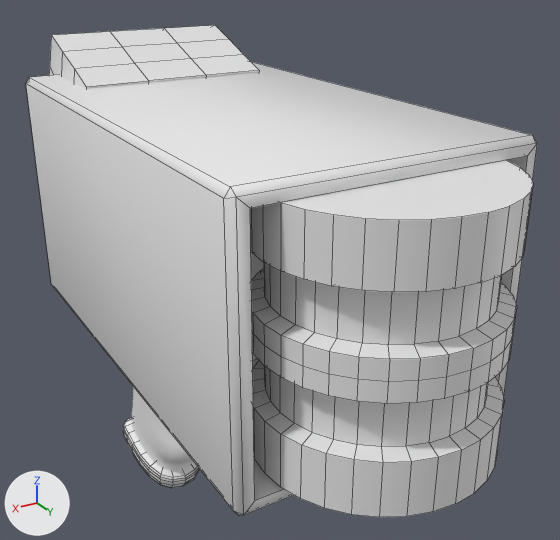
Before and after pictures for a commit that changed the FBX model Assets/Models/ScannerTool.fbx.
Before and after are seen from a 50 mm lens placed at (1.74, 3.05, 1.06), pointed at (-0.27, -0.3, -0.62). Arrows for +X, +Y and +Z are at lower left; the lights stay in place. Mesh edges are drawn as thin lines on the coarser meshes. Where no turn or scale is listed for an object, it has been applied to the vertices. Vertices at the same position are counted once.

The scene before the commit, as lines of its bpy script (objects in view):
```python
me_cube_017 = bpy.data.meshes.new('Cube.017')
me_cube_017.from_pydata(...)  # 32 vertices, 34 faces; spans x -0.69..0.69, y -1.48..1.0, z -0.96..0.34
me_cylinder_005 = bpy.data.meshes.new('Cylinder.005')
me_cylinder_005.from_pydata(...)  # 352 vertices, 322 faces; spans x -0.516..0.516, y -0.516..0.516, z -0.568..0.568
me_plane = bpy.data.meshes.new('Plane')
me_plane.from_pydata(...)  # 266 vertices, 264 faces; spans x -0.239..0.239, y -0.248..0.419, z -0.123..0.394
ob_cube = bpy.data.objects.new('Cube', me_cube_017)
ob_cube.location = (0.0, 0.0, 0.0)
ob_cylinder_001 = bpy.data.objects.new('Cylinder.001', me_cylinder_005)
ob_cylinder_001.location = (0.0, 0.898, -0.301)
ob_plane = bpy.data.objects.new('Plane', me_plane)
ob_plane.location = (0.0, -1.576, -2.656)
# also in view: 'Cube.002' at (0.0, -1.37, -0.07); 'Cube.001' at (0.0, -1.24, -1.65)
```
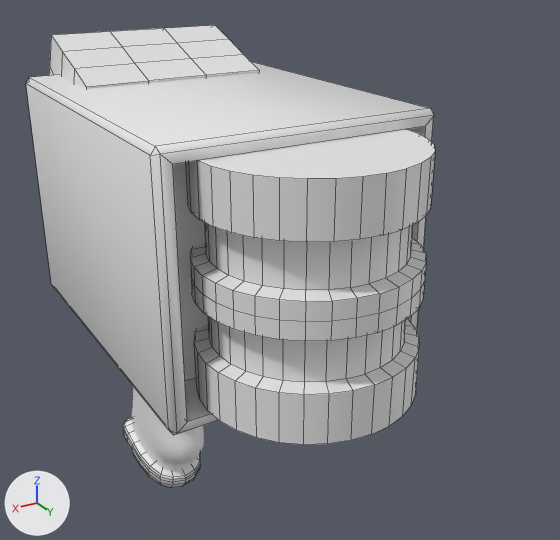
Where the newer file only moved an object's origin or applied its transform, the numbers keep the older frame.

What the commit changed:
me_cube_017 has 32 vertices, 34 faces and spans x -0.69..0.69, y -1.48..1.0, z -0.96..0.34.
me_cube_017 is used by ob_cube; location (0.0, 0.0, 0.0).
me_cube_017 part 1: all 16 vertices in x -0.69..0.69, y 0.97..1.0, z -0.96..0.34 are moved by (0.0, -0.6, 0.0).
Object 'Cylinder.001' (ob_cylinder_001) moves from (0.0, 0.898, -0.301) to (0.0, 0.388, -0.301).

Where the change shows, as pixel boxes (x1, y1, x2, y2) in the pictures (560 x 540 px):
'Cylinder.001', moved: before (250, 160, 533, 517); after (185, 129, 435, 445)
'Cube', reshaped (20% narrower, 18% shorter): before (26, 62, 537, 515); after (26, 62, 434, 435)
